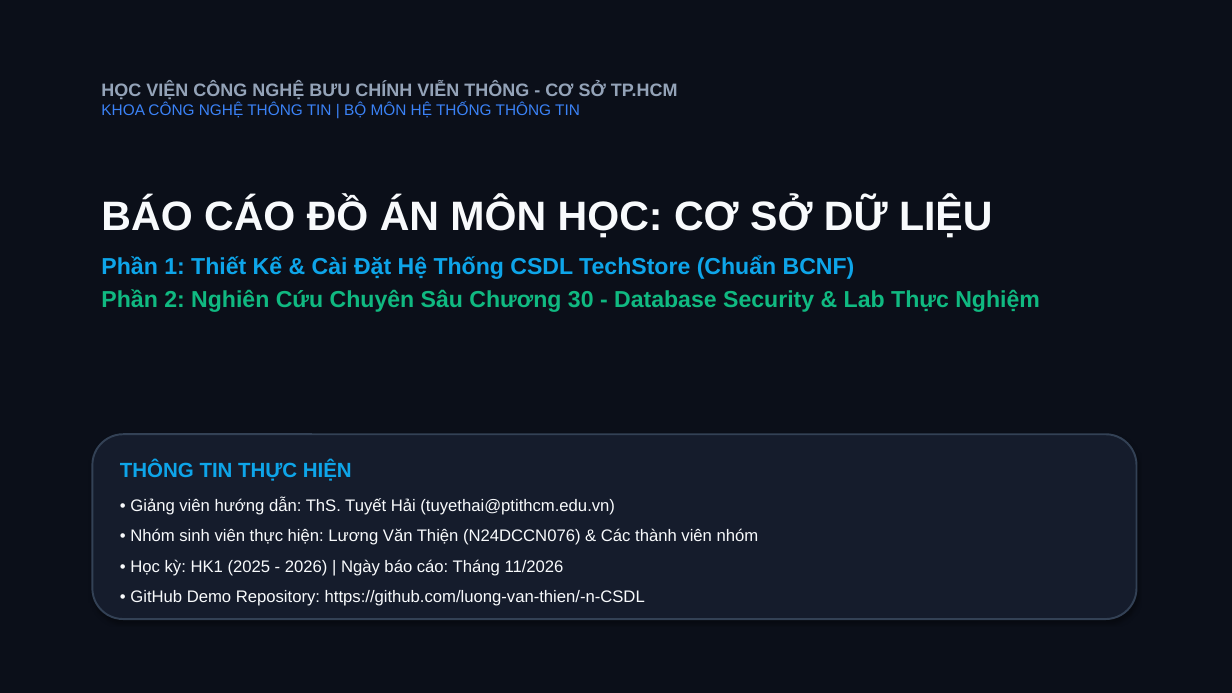
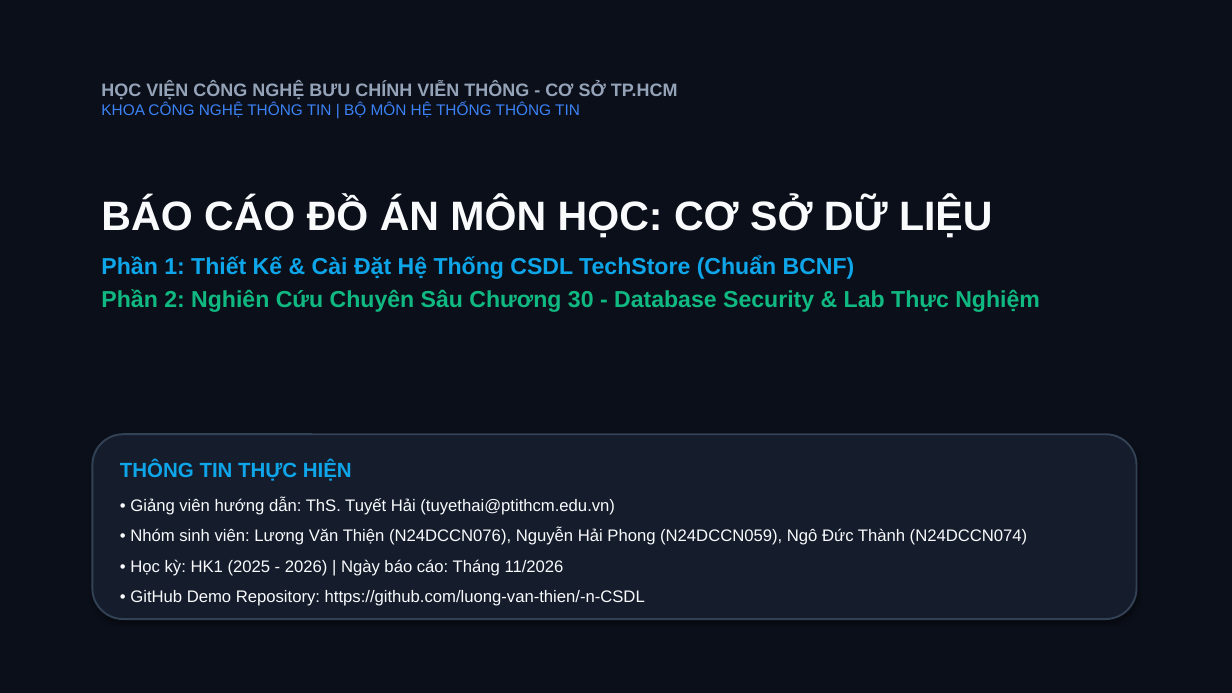
Before and after one commit to luong-van-thien/-n-CSDL, a slide deck: slide 1 of 05_Slide_Presentation/Slide_Thuyet_Trinh_Do_An_CSDL.pptx. Drawn at 1232x693 pixels with LibreOffice and Linux fonts; fonts in the diff are those of the drawing. Boxes give left, top, right and bottom in pixels: in the first picture for what was removed or moved away, otherwise in the second. Text is boxed around its words. In the diff, an @@ line names an element or a change of style, - is before the commit and + after.

Commit message:
Update full group members: Luong Van Thien, Nguyen Hai Phong, Ngo Duc Thanh

```diff
--- a/05_Slide_Presentation/Slide_Thuyet_Trinh_Do_An_CSDL.pptx
+++ b/05_Slide_Presentation/Slide_Thuyet_Trinh_Do_An_CSDL.pptx
@@ text at (130,528,1028,545): text changed @@
-• Nhóm sinh viên thực hiện: Lương Văn Thiện (N24DCCN076) & Các thành viên nhóm
+• Nhóm sinh viên: Lương Văn Thiện (N24DCCN076), Nguyễn Hải Phong (N24DCCN059), Ngô Đức Thành (N24DCCN074)
```
Also in this commit, not shown: 7 other files.
